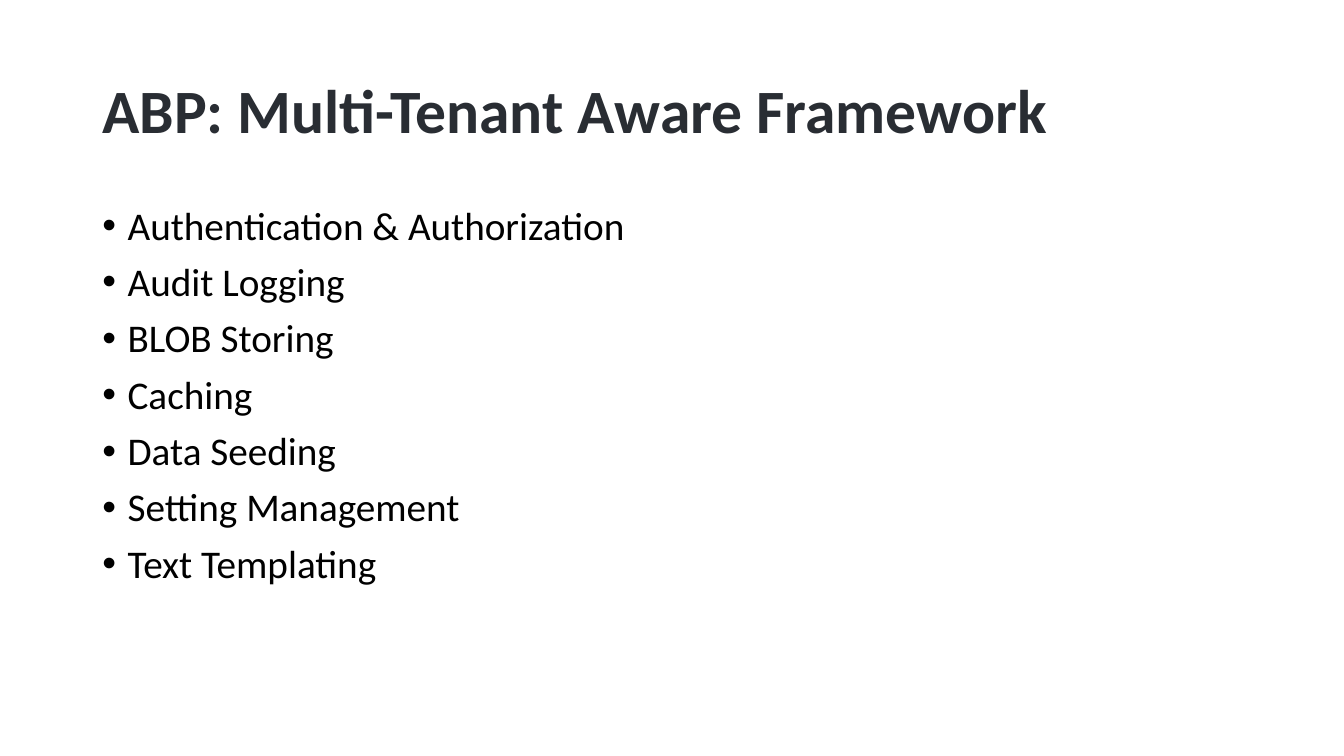
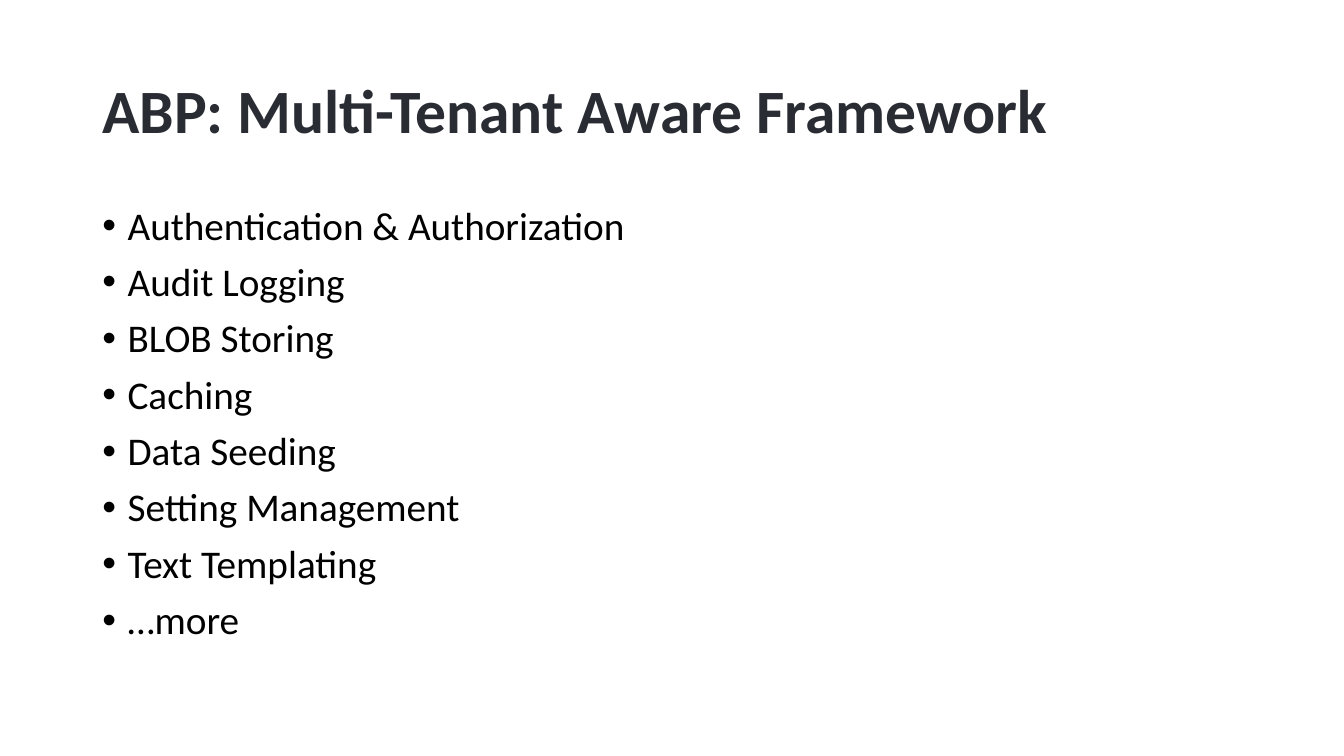
Before and after one commit to hikalkan/presentations, a slide deck: slide 21 of 2023-01-17 Dotnet Foundation Summit 2023/ABP Multi-Tenancy.pptx. Drawn at 1344x756 pixels with LibreOffice and Linux fonts; fonts in the diff are those of the drawing; background and template pictures are left out. Boxes give left, top, right and bottom in pixels: in the first picture for what was removed or moved away, otherwise in the second. Text is boxed around its words. In the diff, an @@ line names an element or a change of style, - is before the commit and + after.

```diff
--- a/2023-01-17 Dotnet Foundation Summit 2023/ABP Multi-Tenancy.pptx
+++ b/2023-01-17 Dotnet Foundation Summit 2023/ABP Multi-Tenancy.pptx
@@ text at (128,615,240,635): paragraph added @@
+• …more
```
Also in this commit, not shown: 2 other slides changed.
